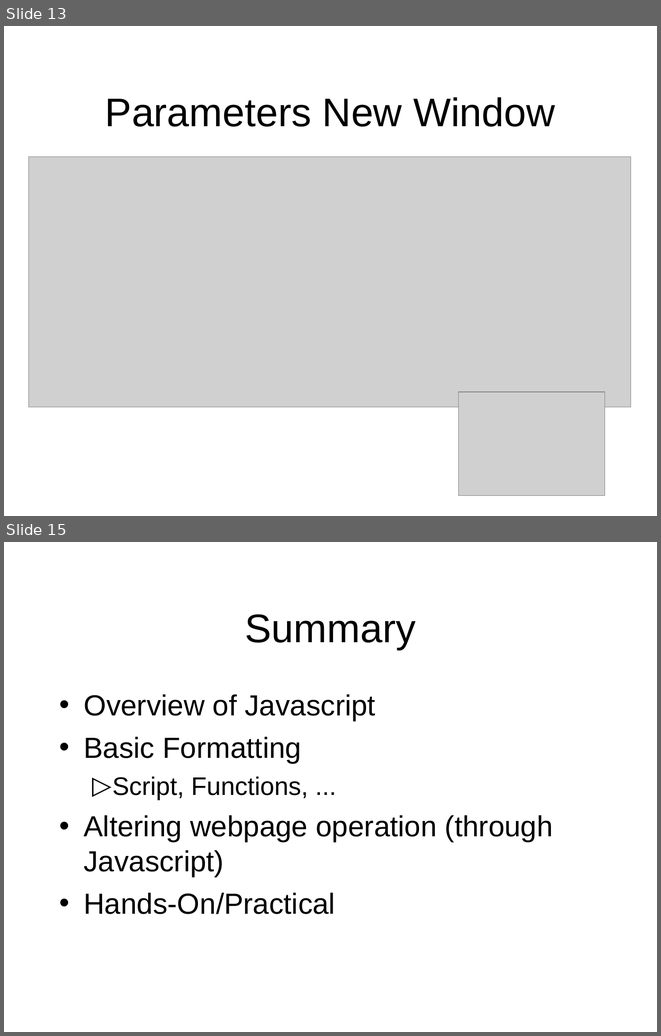
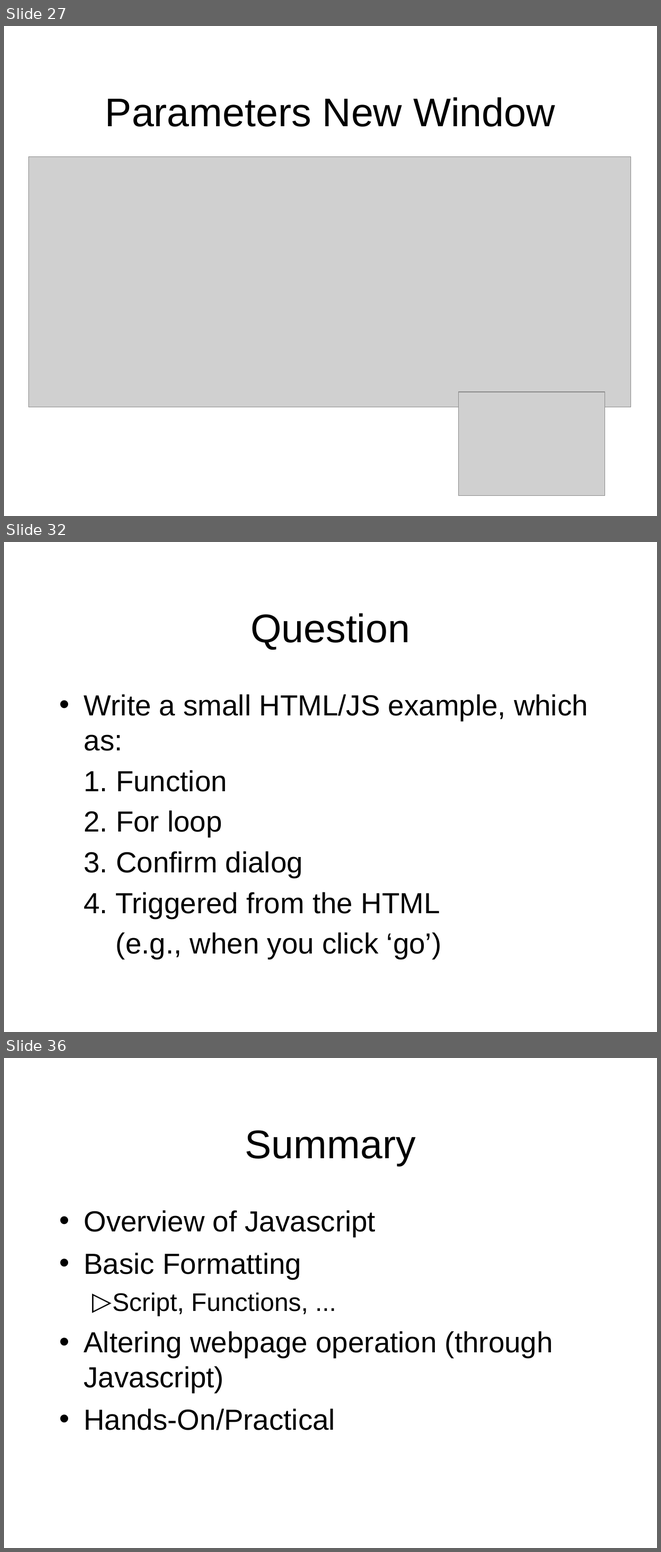
Before and after one commit to octaviordz/zjnu2017.github.io, a slide deck: WAD/lectures/090--Introduction.to.Javascript.pptx. Shown one above the other, each under a label of ours: slides 13 and 15 before the commit, slides 27, 32 and 36 after it; the slides between them are not shown. The pictures are 661x1036 and 661x1552 pixels, drawn with LibreOffice and Linux fonts; fonts in the diff are those of the drawing; grey boxes stand for pictures. Boxes give left, top, right and bottom in pixels: in the first picture for what was removed or moved away, otherwise in the second. Text is boxed around its words. In the diff, an @@ line names an element or a change of style, - is before the commit and + after.

```diff
--- a/WAD/lectures/090--Introduction.to.Javascript.pptx
+++ b/WAD/lectures/090--Introduction.to.Javascript.pptx
@@ slide 32 added at bbox=[4, 542, 657, 1032], background #FFFFFF @@
@@ title added at bbox=[250, 613, 410, 650], 44 pt, text #000000 @@
+Question
@@ text added at bbox=[84, 694, 588, 959], 32 pt, text #000000 @@
+• Write a small HTML/JS example, which as:
+1. Function
+2. For loop
+3. Confirm dialog
+4. Triggered from the HTML
+(e.g., when you click ‘go’)
@@ what was slide 13 is now slide 27 @@
@@ what was slide 15 is now slide 36 @@
```
Also in this commit, not shown: 2 slides changed, 22 other slides added.
